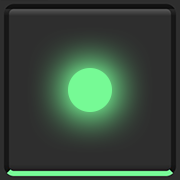
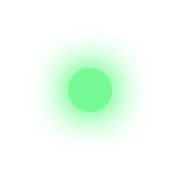
Layered file, before and after one edit (180x180). Changes by layer:
hid "Calque 3" over [0, 0, 180, 180]
hid "Arrière-plan" over [0, 0, 180, 180]
